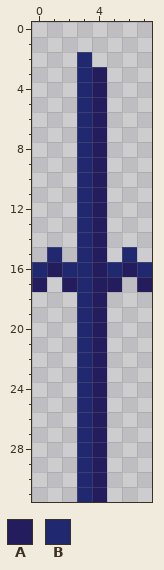
File history of a pixel-art file, Assets/Sprites/Scenery/UndergroundFacility/fence_01.aseprite. That is the earlier state.
8x32 pixels, 1 frame.
Palette (. is transparent): A #241d5d  B #20286f
The same view after the edit:
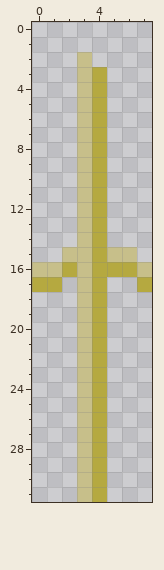
What changed:
{"colour":"A","old":"#241d5d","new":"#b5a940"}
{"colour":"B","old":"#20286f","new":"#c7bf8a"}
{"y":15,"x":1,"old":"B.","new":".B"}
{"y":15,"x":5,"old":".","new":"B"}
{"y":16,"x":1,"old":"AB","new":"BA"}
{"y":16,"x":5,"old":"B","new":"A"}
{"y":17,"x":1,"old":".A","new":"A."}
{"y":17,"x":5,"old":"A","new":"."}
